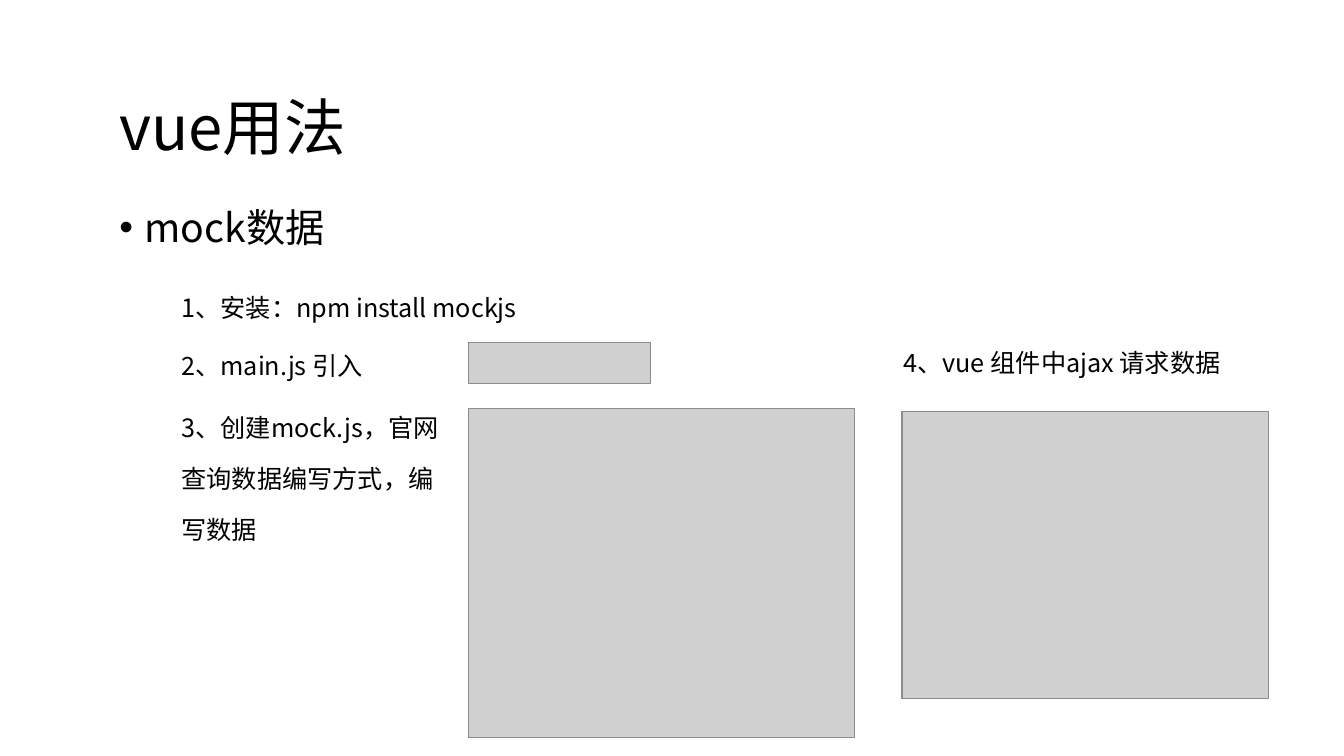
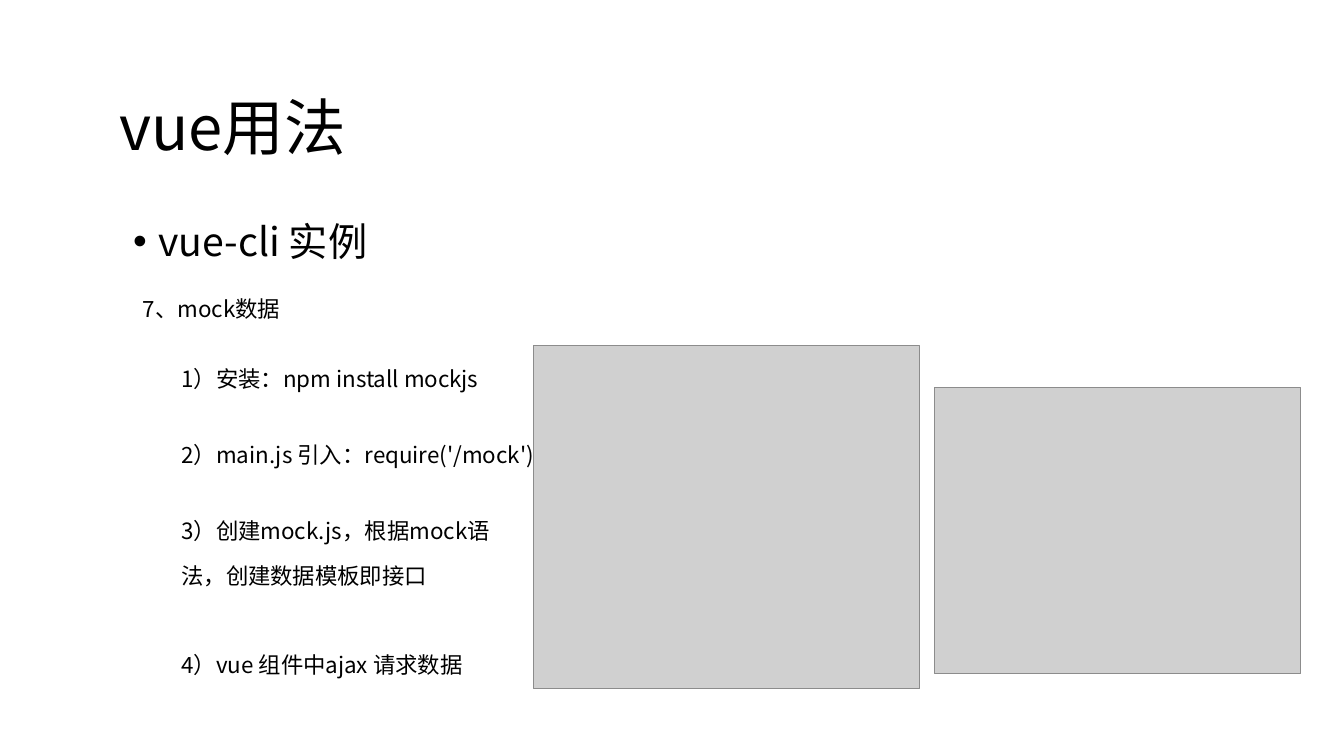
Before and after one commit to candisecandise/gitpractice, a slide deck: slide 33 of 前后端分离初探.pptx (slide 30 before the commit). Drawn at 1344x756 pixels with LibreOffice and Linux fonts; fonts in the diff are those of the drawing; grey boxes stand for pictures. Boxes give left, top, right and bottom in pixels: in the first picture for what was removed or moved away, otherwise in the second. Text is boxed around its words. In the diff, an @@ line names an element or a change of style, - is before the commit and + after.

```diff
--- a/前后端分离初探.pptx
+++ b/前后端分离初探.pptx
@@ text removed at [144, 209, 324, 246] @@
-• mock数据
@@ text added at [158, 223, 367, 259], 28 pt, text #000000 @@
+• vue-cli 实例
@@ text added at [143, 298, 280, 319], 16 pt, text #000000 @@
+7、mock数据
@@ picture removed at [469, 343, 650, 384] @@
@@ picture: place and size @@
-picture at [469, 408, 855, 737]
+picture at [533, 346, 920, 689]
@@ text at [181, 368, 478, 392]: text changed; size 18 to 16 pt @@
-1、安装：npm install mockjs
+1）安装：npm install mockjs
@@ picture: place and size @@
-picture at [902, 411, 1268, 698]
+picture at [935, 387, 1301, 674]
@@ text at [181, 440, 541, 468]: text changed; size 18 to 16 pt @@
-2、main.js 引入
+2）main.js 引入：require('/mock');
@@ text at [181, 520, 490, 587]: text changed; size 18 to 16 pt @@
-3、创建mock.js，官网查询数据编写方式，编写数据
+3）创建mock.js，根据mock语法，创建数据模板即接口
@@ text at [181, 654, 462, 679]: text changed; size 18 to 16 pt @@
-4、vue 组件中ajax 请求数据
+4）vue 组件中ajax 请求数据
```
Also in this commit, not shown: 15 other slides changed, 7 slides added, 3 slides removed, 22 other files.
